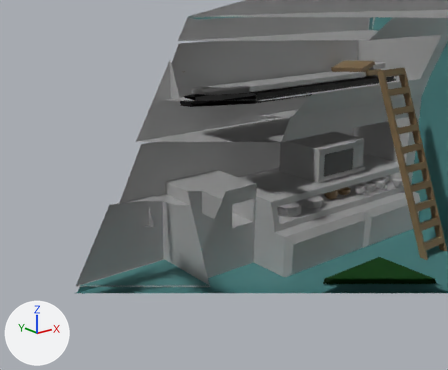
The FBX model Hallway.fbx as it was, and as the next commit left it.
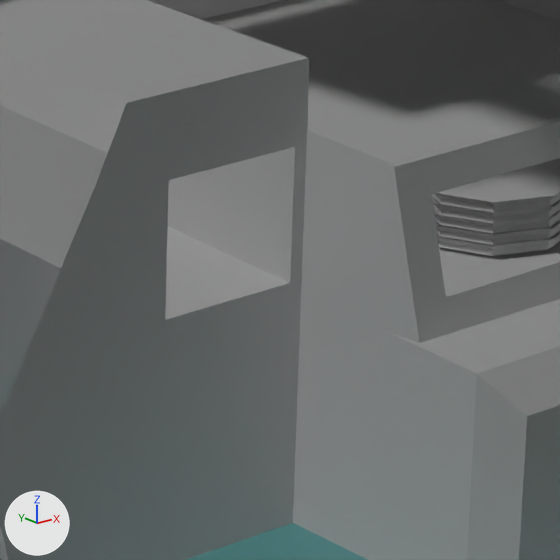
There are two pictures of each version: one from a 50 mm camera at (-0.1574, -0.2002, 0.1118) aimed at (-0.0087, -0.0144, 0.0375), one close up on the part from 46% to 67% of the width and 47% to 73% of the height. The axes (+X, +Y, +Z) are drawn at lower left. The lights are the same throughout. Everything nearer to the camera than a plane just in front of the edit is cut away. Where no turn or scale is listed for an object, it has been applied to the vertices.

The older version as bpy lines, for what is in view:
```python
me_mesh = bpy.data.meshes.new('Mesh')
me_mesh.from_pydata(...)  # 262 vertices, 239 faces; spans x -0.094..0.094, y -0.025..0.027, z -0.05..0.049
me_mesh.materials.append(mat_hallway_lambert3)  # grey #bcbcbc
me_mesh_002 = bpy.data.meshes.new('Mesh.002')
me_mesh_002.from_pydata(...)  # 170 vertices, 200 faces; spans x -0.00603..0.00603, y -0.00543..0.00543, z -0.00203..0.00203
me_mesh_002.materials.append(mat_default_material)  # grey #bcbcbc
me_mesh_024 = bpy.data.meshes.new('Mesh.024')
me_mesh_024.from_pydata([(-0.087, 0.0, -0.011), (0.087, 0.0, -0.011), (-0.087, 0.0, 0.011), (0.087, 0.0, 0.011)], [], [(0, 1, 3, 2)])
me_mesh_024.materials.append(mat_hallway_phonge4)  # grey #bcbcbc
ob_hallway_hallway_pcylinder4 = bpy.data.objects.new('Hallway:Hallway:pCylinder4', me_mesh_002)
ob_hallway_hallway_pcylinder4.location = (0.01391, -0.02842, 0.02649)
ob_hallway_hallway_pplane9 = bpy.data.objects.new('Hallway:Hallway:pPlane9', me_mesh_024)
ob_hallway_hallway_pplane9.location = (0.00034, 0.0, 0.04468)
ob_hallway_pplane4 = bpy.data.objects.new('Hallway:pPlane4', me_mesh)
ob_hallway_pplane4.location = (0.0, -0.02392, 0.05306)
# also in view: 'Hallway:Hallway:pCube24' at (-0.022, -0.0579, 0.0031)
```
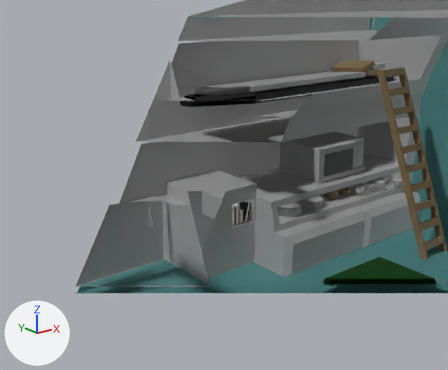
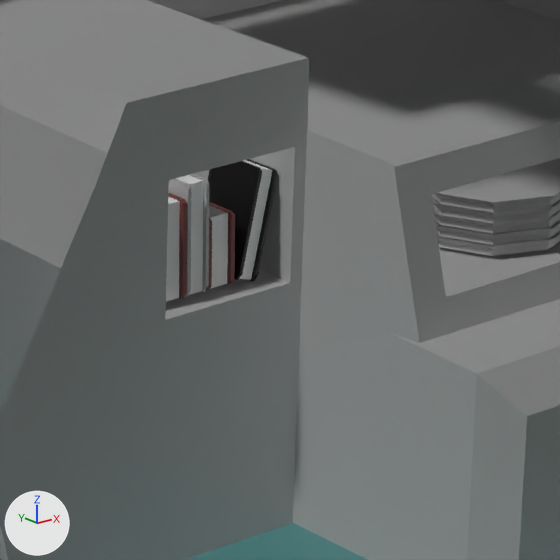
Location of each change, [x1, y1, x2, y2] in pixels of the close-ups (560 x 560 px):
'polySurface30', added: after [166, 160, 272, 301]
'polySurface24', added (black): after [208, 159, 278, 281]
'polySurface25', added: after [168, 174, 209, 297]
'polySurface29', added (brown): after [168, 193, 187, 299]
'polySurface21', added (brown): after [206, 202, 235, 291]

The edits, one by one:
Material 'blinn15' (mat_blinn15) is new.
Its base color is (1.0, 1.0, 1.0) (white #ffffff).
Its roughness is 0.749.
Material 'layeredShader1' (mat_layeredshader1) is new.
Its base color is (0.5, 0.5, 0.5) (grey #bcbcbc).
Material 'lambert11' (mat_lambert11) is new.
Its base color is (0.0, 0.0, 0.0) (black #000000).
Material 'surfaceShader8' (mat_surfaceshader8) is new.
Its base color is (0.193, 0.0455, 0.0455) (brown #7a3c3c).
Material 'phongE4' (mat_phonge4) is new.
Its base color is (0.193, 0.0455, 0.0455) (brown #7a3c3c).
Its roughness is 0.553.
Mesh me_mesh_073 is new.
It has 32 vertices, 24 faces and spans x -0.006..0.00412, y -0.00193..0.00193, z -0.00393..0.00417.
It uses material mat_blinn15 (white #ffffff).
Mesh me_mesh_071 is new.
It has 40 vertices, 38 faces and spans x 0.00165..0.00348, y -0.13452..-0.12945, z -0.00351..0.00452.
It uses material mat_layeredshader1 (grey #bcbcbc).
Mesh me_mesh_070 is new.
It has 40 vertices, 38 faces and spans x -0.00176..0.00176, y -0.00253..0.00253, z -0.00409..0.00409.
It uses material mat_lambert11 (black #000000).
Mesh me_mesh_069 is new.
It has 40 vertices, 38 faces and spans x 0.00514..0.00751, y -0.13452..-0.12945, z -0.0035..0.0017.
It uses material mat_surfaceshader8 (brown #7a3c3c).
Mesh me_mesh_072 is new.
It has 40 vertices, 38 faces and spans x -0.00133..0.00133, y -0.13452..-0.12945, z -0.00352..0.00352.
It uses material mat_phonge4 (brown #7a3c3c).
Object 'polySurface30' (ob_polysurface30) is new; it shows me_mesh_073.
Its location is (-0.00572, -0.02043, 0.02698).
Object 'polySurface25' (ob_polysurface25) is new; it shows me_mesh_071.
Its location is (-0.01101, 0.11183, 0.02673).
Object 'polySurface24' (ob_polysurface24) is new; it shows me_mesh_070.
Its location is (-0.0031, -0.02011, 0.02698).
Object 'polySurface21' (ob_polysurface21) is new; it shows me_mesh_069.
Its location is (-0.01271, 0.11187, 0.02673).
Object 'polySurface29' (ob_polysurface29) is new; it shows me_mesh_072.
Its location is (-0.01077, 0.11183, 0.02673).
